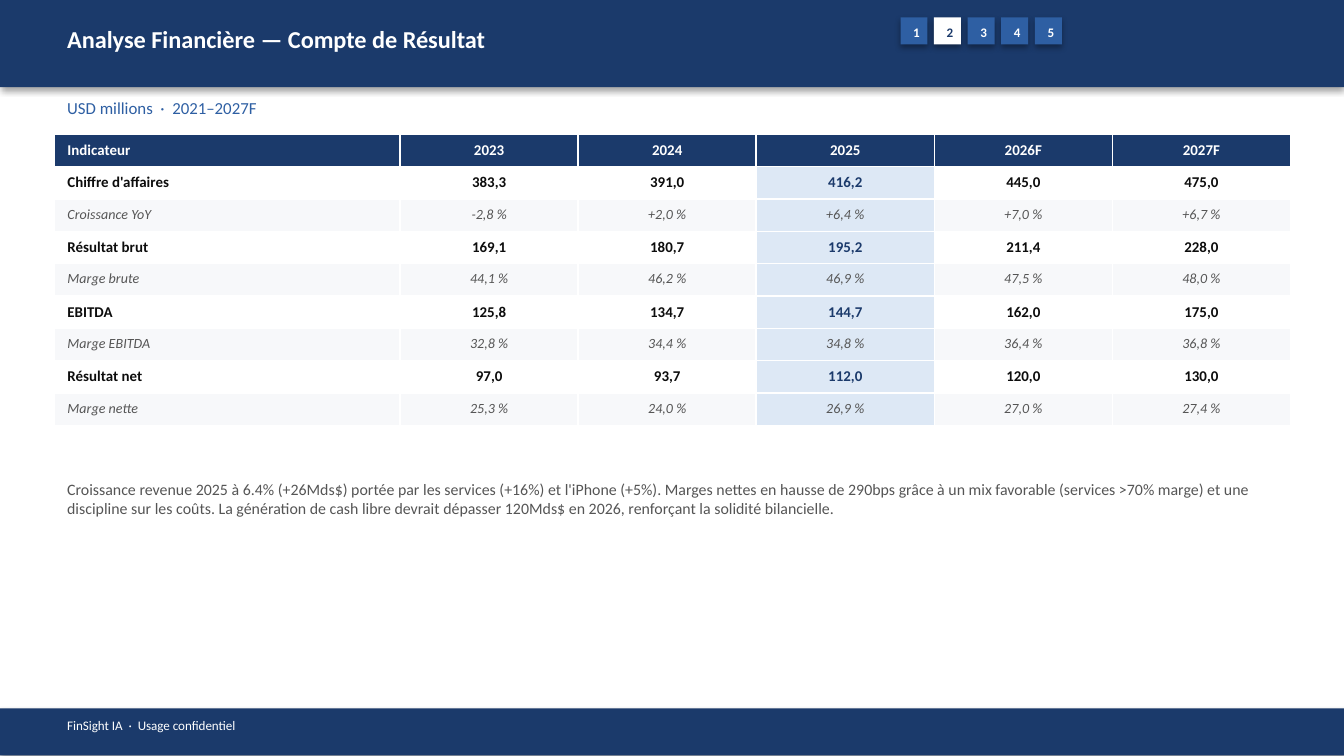
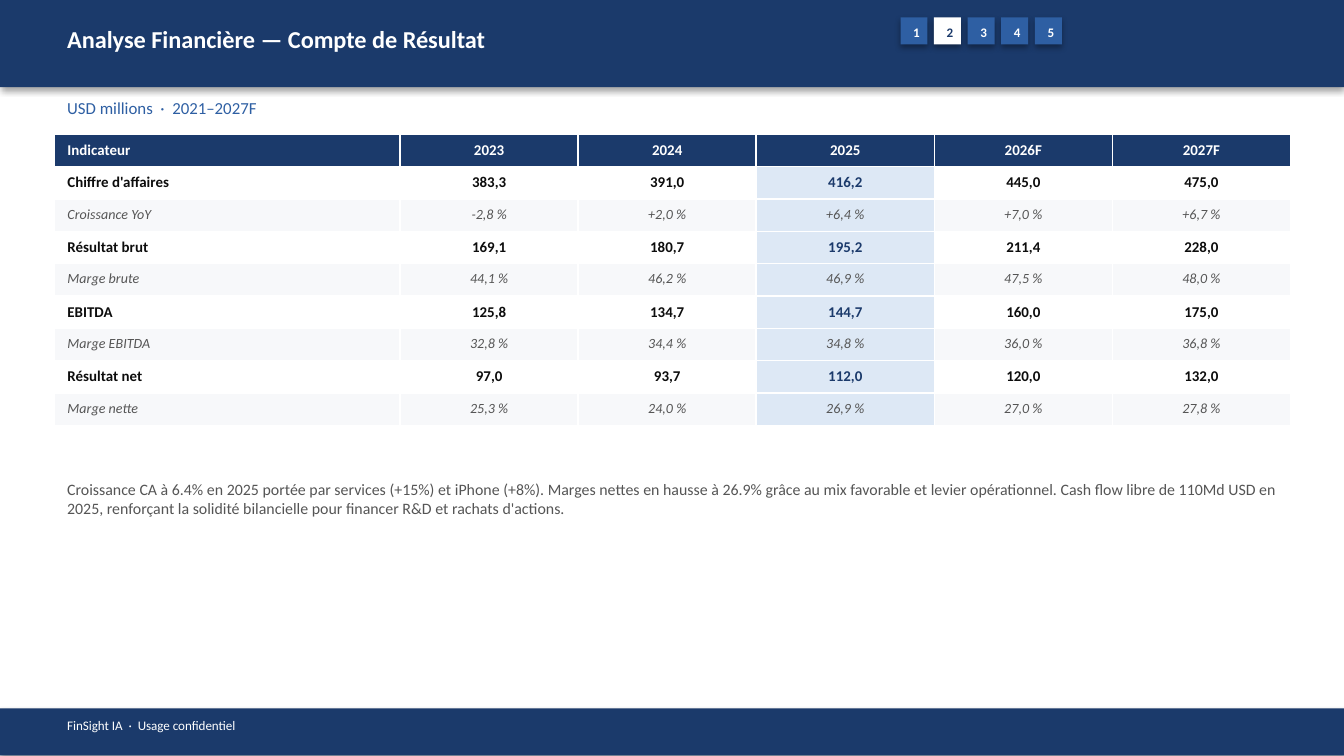
Before and after one commit to baptistejeh07-art/finsight-ia, a slide deck: slide 8 of preview/AAPL/AAPL_pitchbook.pptx. Drawn at 1344x756 pixels with LibreOffice and Linux fonts; fonts in the diff are those of the drawing. Boxes give left, top, right and bottom in pixels: in the first picture for what was removed or moved away, otherwise in the second. Text is boxed around its words. In the diff, an @@ line names an element or a change of style, - is before the commit and + after.

```diff
--- a/preview/AAPL/AAPL_pitchbook.pptx
+++ b/preview/AAPL/AAPL_pitchbook.pptx
@@ table at bbox=[54, 134, 1288, 426] @@
-row 6, column 5: 162,0
+row 6, column 5: 160,0
-row 7, column 5: 36,4 %
+row 7, column 5: 36,0 %
-row 8, column 6: 130,0
+row 8, column 6: 132,0
-row 9, column 6: 27,4 %
+row 9, column 6: 27,8 %
@@ text at bbox=[67, 483, 1275, 517]: text changed @@
-Croissance revenue 2025 à 6.4% (+26Mds$) portée par les services (+16%) et l'iPhone (+5%). Marges nettes en hausse de 290bps grâce à un mix favorable (services >70% marge) et une discipline sur les coûts. La génération de cash libre devrait dépasser 120Mds$ en 2026, renforçant la solidité bilancielle.
+Croissance CA à 6.4% en 2025 portée par services (+15%) et iPhone (+8%). Marges nettes en hausse à 26.9% grâce au mix favorable et levier opérationnel. Cash flow libre de 110Md USD en 2025, renforçant la solidité bilancielle pour financer R&D et rachats d'actions.
```
Also in this commit, not shown: 14 other slides changed, 4 other files.
